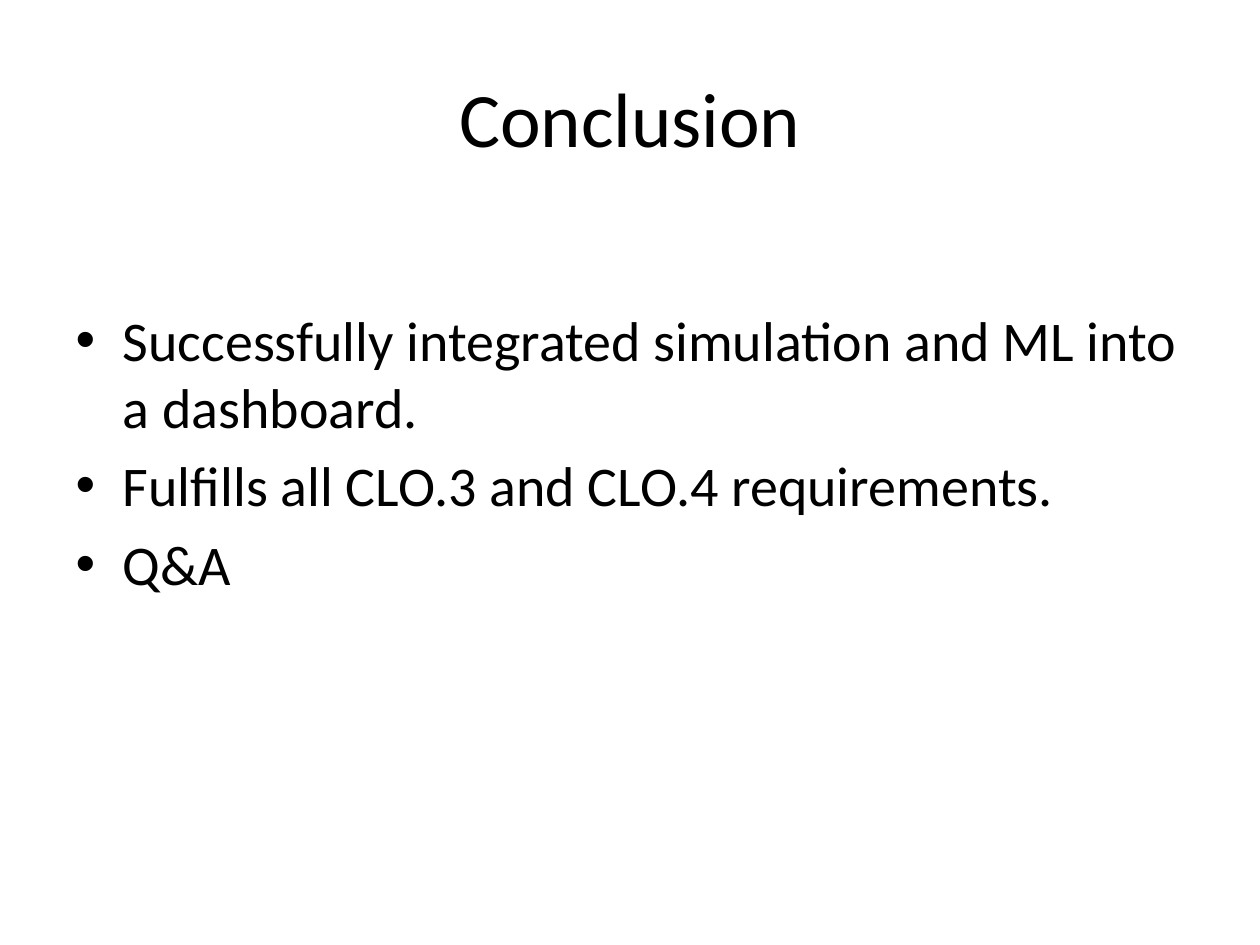
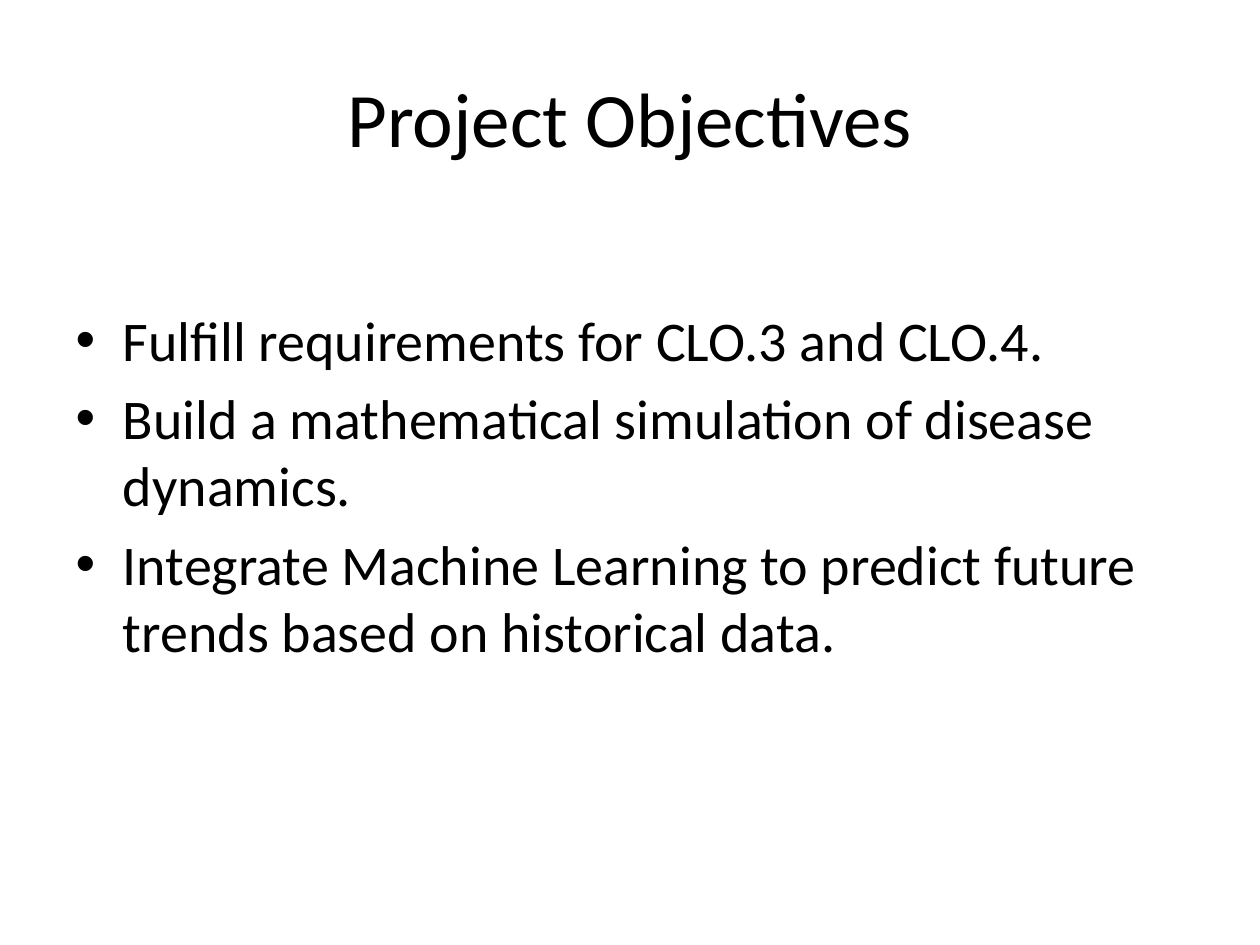
Before and after one commit to Huzyefahwasim/Disease-spread-, a slide deck: slide 3 of docs/Presentation_Slides.pptx (slide 7 before the commit). Drawn at 1260x945 pixels with LibreOffice and Linux fonts; fonts in the diff are those of the drawing. Boxes give left, top, right and bottom in pixels: in the first picture for what was removed or moved away, otherwise in the second. Text is boxed around its words. In the diff, an @@ line names an element or a change of style, - is before the commit and + after.

```diff
--- a/docs/Presentation_Slides.pptx
+++ b/docs/Presentation_Slides.pptx
@@ title at (x1=347, y1=93, x2=912, y2=161): text changed @@
-Conclusion
+Project Objectives
@@ text at (x1=123, y1=322, x2=1135, y2=653): text changed @@
-• Successfully integrated simulation and ML into a dashboard.
-• Fulfills all CLO.3 and CLO.4 requirements.
-• Q&A
+• Fulfill requirements for CLO.3 and CLO.4.
+• Build a mathematical simulation of disease dynamics.
+• Integrate Machine Learning to predict future trends based on historical data.
```
Also in this commit, not shown: 4 other slides changed, 6 slides added, 1 slide removed.
